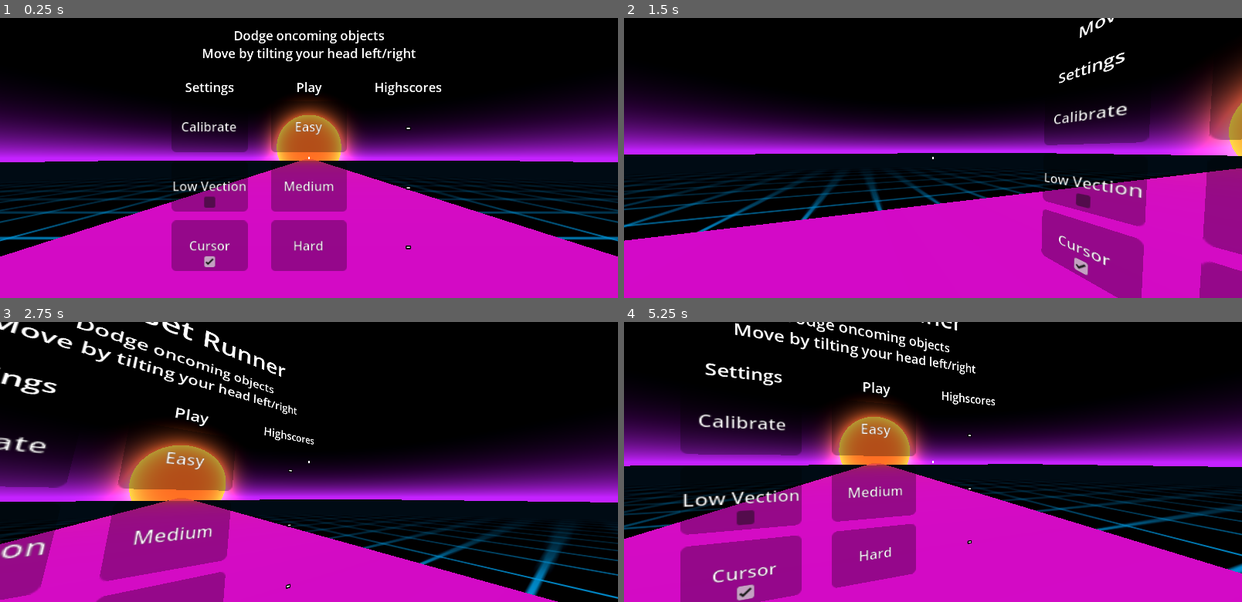
Above: before the commit, frames 1-4 (two rows, left to right).
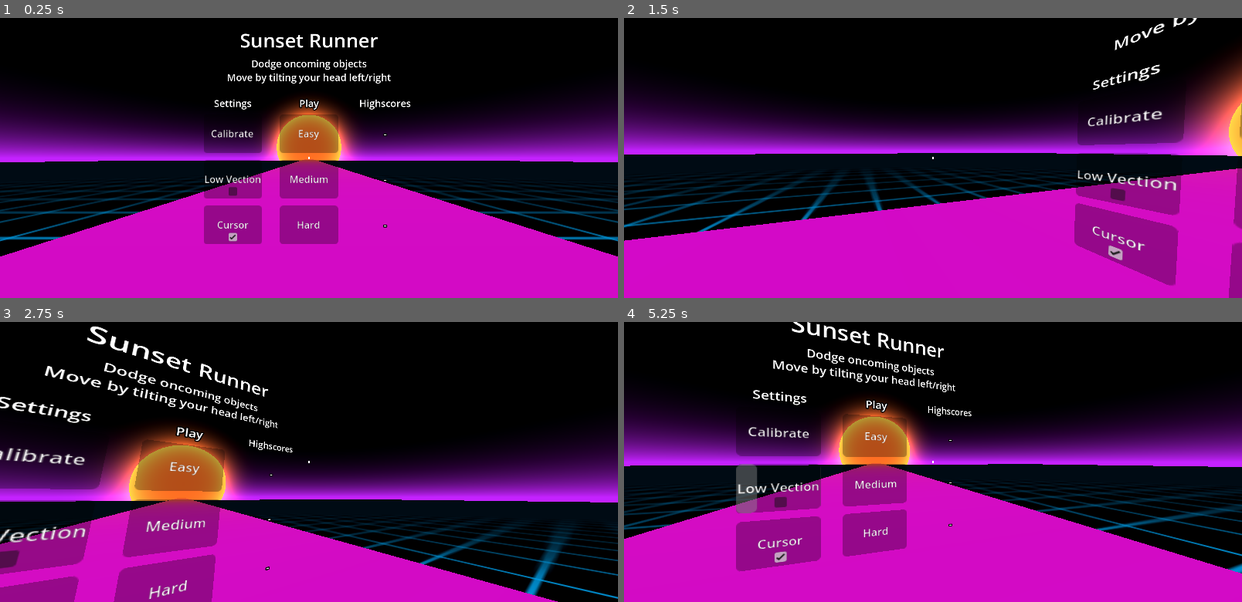
Above: after the commit, the same moments.

Repository: lharju/sunset-runner
Game: Godot game, scene res://Scenes/Main.tscn
Same seed, same stepped clock (60 frames per second), same inputs: the game is played once before the commit and once after it.
Inputs (mouse positions are in pixels of both pictures, inside the frame that each line leads up to):
- Up to frame 1 (0.25 s): no input
- Up to frame 2 (1.5 s): move the mouse to (963, 158) at 0.52 s; click (963, 158) at 0.6 s; move the mouse to (902, 158) at 1.27 s; right-click (902, 158) at 1.35 s
- Up to frame 3 (2.75 s): move the mouse to (321, 456) at 2.02 s; click (321, 456) at 2.1 s
- Up to frame 4 (5.25 s): move the mouse to (926, 467) at 2.77 s; right-click (926, 467) at 2.85 s; move the mouse to (976, 464) at 3.52 s; click (976, 464) at 3.6 s; move the mouse to (883, 459) at 4.27 s; right-click (883, 459) at 4.35 s; move the mouse to (939, 462) at 5.02 s; click (939, 462) at 5.1 s

The runs differ from the first frame. In frame 1, 9.7% of the frame differs, in the area x 27-72%, y 4-91%; in frame 2, 11%; in frame 3, 12%; in frame 4, 15%, in the area x 9-60%, y 0-100%.

Commit message:
Gradle export

Diff:
--- /dev/null
+++ b/EditorPlugin.gd
@@ -0,0 +1,11 @@
+@tool
+extends EditorPlugin
+
+const ExportPlugin = preload("res://Scripts/MobileVRExportPlugin.gd")
+var export_plugin = ExportPlugin.new()
+
+func _enter_tree():
+	add_export_plugin(export_plugin)
+
+func _exit_tree():
+	remove_export_plugin(export_plugin)
--- /dev/null
+++ b/Resources/Sky.tres
@@ -0,0 +1,15 @@
+[gd_resource type="Sky" load_steps=3 format=3 uid="uid://c1jcmlculciew"]
+
+[ext_resource type="Shader" uid="uid://tjkl6m7iug61" path="res://Shaders/Sky.gdshader" id="1_1mb4p"]
+
+[sub_resource type="ShaderMaterial" id="ShaderMaterial_uu6xs"]
+shader = ExtResource("1_1mb4p")
+shader_parameter/horizon_color = Color(0.7706665, 0.13999999, 1, 1)
+shader_parameter/horizon_curve = 12.205
+shader_parameter/flare_size = 1.38
+shader_parameter/flare_int = 5.045
+
+[resource]
+resource_local_to_scene = true
+sky_material = SubResource("ShaderMaterial_uu6xs")
+radiance_size = 0
--- a/Resources/grid.tres
+++ b/Resources/grid.tres
@@ -8,5 +8,5 @@
 albedo_texture = ExtResource("1")
 emission_enabled = true
 uv1_scale = Vector3(32, 32, 32)
-uv1_offset = Vector3(0, -1359.032, 0)
+uv1_offset = Vector3(0, -135.31505, 0)
 uv2_offset = Vector3(0, 0.495, 0)
--- a/Scenes/CalibButton.tscn
+++ b/Scenes/CalibButton.tscn
@@ -1,10 +1,18 @@
-[gd_scene load_steps=4 format=3 uid="uid://dcjlyl67s0wxe"]
+[gd_scene load_steps=6 format=3 uid="uid://dcjlyl67s0wxe"]
 
 [ext_resource type="Script" uid="uid://dhbl2lqs3jtvk" path="res://Scripts/CalibButton.gd" id="1_vyb28"]
 [ext_resource type="Texture2D" uid="uid://dm8mpeswcxw6s" path="res://Resources/calib_imag_albedo.png" id="2_8dihv"]
 
 [sub_resource type="ViewportTexture" id="ViewportTexture_8dihv"]
 viewport_path = NodePath("SubViewport")
+
+[sub_resource type="Gradient" id="Gradient_8dihv"]
+colors = PackedColorArray(0, 0, 0, 1, 0, 0, 0, 1)
+
+[sub_resource type="GradientTexture2D" id="GradientTexture2D_rurgj"]
+gradient = SubResource("Gradient_8dihv")
+width = 1
+height = 1
 
 [node name="CalibButton" type="Sprite3D"]
 no_depth_test = true
@@ -43,9 +51,16 @@
 one_shot = true
 
 [node name="CalibrationImage" type="Sprite3D" parent="."]
-pixel_size = 0.0041
+pixel_size = 0.0035
 no_depth_test = true
 render_priority = 2
 texture = ExtResource("2_8dihv")
 
+[node name="Sprite3D" type="Sprite3D" parent="CalibrationImage"]
+transform = Transform3D(1, 0, 0, 0, 1, 0, 0, 0, 1, 0, 0, -0.05915749)
+pixel_size = 12.3055
+no_depth_test = true
+render_priority = 1
+texture = SubResource("GradientTexture2D_rurgj")
+
 [connection signal="timeout" from="Timer" to="." method="_on_timer_timeout"]
--- a/Scenes/CardboardVR.tscn
+++ b/Scenes/CardboardVR.tscn
@@ -31,7 +31,7 @@
 
 [node name="GazeRaycast" type="RayCast3D" parent="."]
 transform = Transform3D(1, 0, 0, 0, 1, 0, 0, 0, 1, 0, 1.6, 0)
-target_position = Vector3(0, 0, -3)
+target_position = Vector3(0, 0, -5)
 collision_mask = 2
 script = ExtResource("2_3a4ce")
 
--- a/Scenes/Main.tscn
+++ b/Scenes/Main.tscn
@@ -1,30 +1,17 @@
-[gd_scene load_steps=19 format=3 uid="uid://be2v18ieqet5c"]
+[gd_scene load_steps=16 format=3 uid="uid://be2v18ieqet5c"]
 
 [ext_resource type="Script" uid="uid://bdj7aygik5qe0" path="res://Scripts/GameManager.gd" id="1_jw32o"]
 [ext_resource type="PackedScene" uid="uid://d3ed2d3ucnq8q" path="res://Scenes/Menu.tscn" id="1_v1gob"]
 [ext_resource type="Script" uid="uid://biakqi0qkdj82" path="res://Scripts/ObjectSpawner.gd" id="3_rgh2o"]
-[ext_resource type="Shader" uid="uid://tjkl6m7iug61" path="res://Shaders/Sky.gdshader" id="3_v1gob"]
+[ext_resource type="Sky" uid="uid://c1jcmlculciew" path="res://Resources/Sky.tres" id="3_vy5pj"]
 [ext_resource type="Material" uid="uid://b5bfmus66fpk8" path="res://Resources/grid.tres" id="4_50glp"]
-[ext_resource type="PackedScene" uid="uid://pg23ipdq2j8t" path="res://Scenes/DodgeObject.tscn" id="4_pbw6q"]
 [ext_resource type="PackedScene" uid="uid://drfakj0pu768p" path="res://Scenes/CardboardVR.tscn" id="4_rgh2o"]
 [ext_resource type="Script" uid="uid://dllcyeum6liqg" path="res://Scripts/Grid.gd" id="5_vy5pj"]
-[ext_resource type="Script" uid="uid://cyw6lm3w4ni6e" path="res://Scripts/Screenshot.gd" id="8_50glp"]
-
-[sub_resource type="ShaderMaterial" id="ShaderMaterial_uu6xs"]
-shader = ExtResource("3_v1gob")
-shader_parameter/horizon_color = Color(0.7706665, 0.13999999, 1, 1)
-shader_parameter/horizon_curve = 12.205
-shader_parameter/flare_size = 1.38
-shader_parameter/flare_int = 5.045
-
-[sub_resource type="Sky" id="Sky_glv2v"]
-resource_local_to_scene = true
-sky_material = SubResource("ShaderMaterial_uu6xs")
-radiance_size = 0
+[ext_resource type="PackedScene" uid="uid://pg23ipdq2j8t" path="res://Scenes/DodgeObject.tscn" id="8_50glp"]
 
 [sub_resource type="Environment" id="Environment_uu6xs"]
 background_mode = 2
-sky = SubResource("Sky_glv2v")
+sky = ExtResource("3_vy5pj")
 
 [sub_resource type="Gradient" id="Gradient_jw32o"]
 interpolation_mode = 2
@@ -59,7 +46,7 @@
 script = ExtResource("1_jw32o")
 
 [node name="Menu" parent="." instance=ExtResource("1_v1gob")]
-transform = Transform3D(1, 0, 0, 0, 1, 0, 0, 0, 1, 0, -0.0071588755, -2.3003561)
+transform = Transform3D(1, 0, 0, 0, 1, 0, 0, 0, 1, 0, 0, -3)
 
 [node name="Enviroment" type="Node3D" parent="."]
 
@@ -78,6 +65,7 @@
 
 [node name="DirectionalLight3D2" type="DirectionalLight3D" parent="Enviroment"]
 transform = Transform3D(1, 0, 0, 0, 0.622337, 0.7827495, 0, -0.7827495, 0.622337, 0, 8.417982, 3.4753697)
+light_bake_mode = 1
 directional_shadow_mode = 0
 
 [node name="Geometry" type="Node3D" parent="."]
@@ -114,15 +102,8 @@
 transform = Transform3D(-4.371139e-08, 0, 1, 0, 1, 0, -1, 0, -4.371139e-08, 0, 0, 0)
 display_to_lens = 4.2
 
-[node name="ScreenshotCamera" type="SubViewport" parent="."]
-script = ExtResource("8_50glp")
-
-[node name="Camera3D" type="Camera3D" parent="ScreenshotCamera"]
-transform = Transform3D(1, 0, 0, 0, 0.99556196, -0.09410831, 0, 0.09410831, 0.99556196, 0, 3.015, -10)
-fov = 40.5
-
-[node name="DodgeObject" parent="." instance=ExtResource("4_pbw6q")]
-transform = Transform3D(1, 0, 0, 0, 1, 0, 0, 0, 1, 0, -5.268466, 0)
+[node name="DodgeObject" parent="." instance=ExtResource("8_50glp")]
+transform = Transform3D(1, 0, 0, 0, 1, 0, 0, 0, 1, 0, -4.2885275, 0)
 
 [connection signal="calibrate" from="Menu" to="." method="_on_menu_calibrate"]
 [connection signal="cursor" from="Menu" to="." method="_on_menu_cursor"]
--- a/Scripts/GameManager.gd
+++ b/Scripts/GameManager.gd
@@ -14,6 +14,8 @@
 
 var _difficulty: int = 0
 var _start_time: int = 0
+
+
 
 func _on_xr_origin_3d_is_hit() -> void:
 	player.next_state = States.MENU
--- /dev/null
+++ b/Scripts/MobileVRExportPlugin.gd
@@ -0,0 +1,12 @@
+@tool
+extends EditorExportPlugin
+class_name MobileVRExportPlugin
+
+func _get_android_manifest_element_contents(_platform, _debug) -> String:
+	var contents: String = ""
+	contents += "    <uses-permission android:name=\"android.permission.HIGH_SAMPLING_RATE_SENSORS\"/>"
+	return contents
+
+
+func _export_end() -> void:
+	print("Exported with manifest for mobile VR")
--- a/Shaders/Sky.gdshader
+++ b/Shaders/Sky.gdshader
@@ -12,12 +12,6 @@
 	float flare = clamp(1.0 - abs(sun_angle - LIGHT0_SIZE) / (LIGHT0_SIZE * flare_size), 0.0 , 1.0);
 
 
-	if (sun_angle <= LIGHT0_SIZE) {
-		COLOR = LIGHT0_COLOR * LIGHT0_ENERGY;
-	}
-	else {
-		COLOR = horizon_color * pow(1.0 - clamp(EYEDIR.y, 0.0, 1.0), horizon_curve);
-	}
-
+	COLOR = mix(LIGHT0_COLOR * LIGHT0_ENERGY, horizon_color * pow(1.0 - clamp(EYEDIR.y, 0.0, 1.0), horizon_curve), max(sign(sun_angle - LIGHT0_SIZE), 0.0));
 	COLOR += pow(flare, flare_int) * LIGHT0_COLOR;
 }
--- a/project.godot
+++ b/project.godot
@@ -20,6 +20,7 @@
 
 window/size/viewport_width=2380
 window/size/viewport_height=1080
+window/frame_pacing/android/enable_frame_pacing=false
 window/vsync/vsync_mode=0
 
 [input]
@@ -72,6 +73,8 @@
 renderer/rendering_method="gl_compatibility"
 renderer/rendering_method.mobile="gl_compatibility"
 textures/vram_compression/import_etc2_astc=true
+shading/overrides/force_vertex_shading=true
+vrs/mode=2
 
 [xr]
 
Not shown, added: EditorPlugin.gd.uid
Not shown, added: Scripts/MobileVRExportPlugin.gd.uid
Not shown, changed: export_presets.cfg
